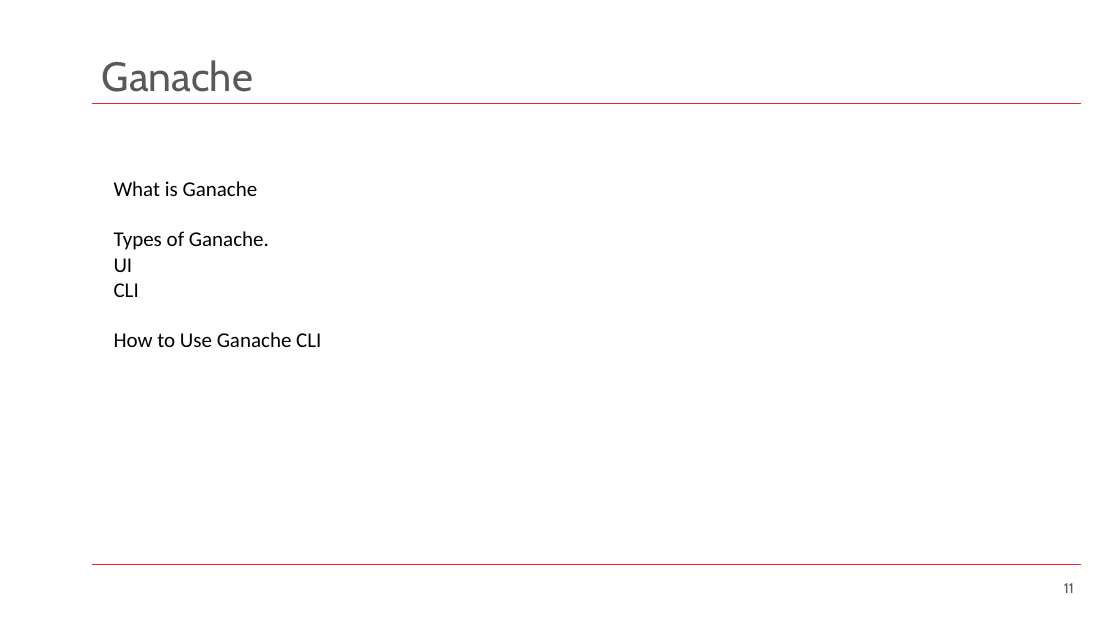
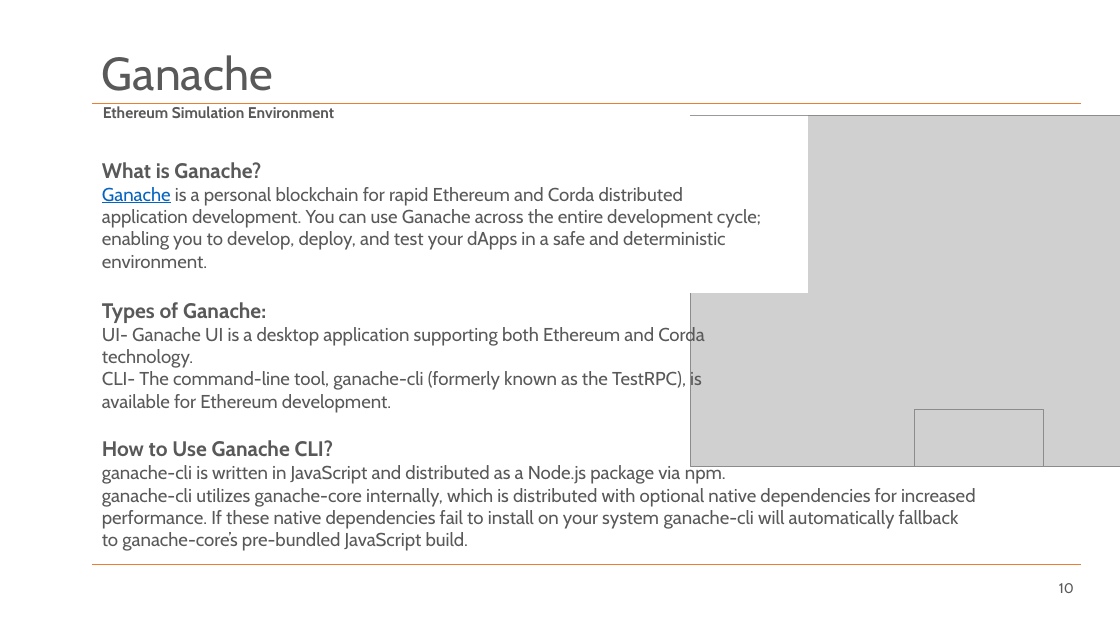
Before and after one commit to SachiHarshitha/HDa_TeamProject_SS21, a slide deck: slide 10 of 00_Documentation/M03_TeamProject_Haid_UWB-Presentation.pptx (slide 11 before the commit). Drawn at 1120x630 pixels with LibreOffice and Linux fonts; fonts in the diff are those of the drawing; grey boxes stand for pictures; background and template pictures are left out. Boxes give left, top, right and bottom in pixels: in the first picture for what was removed or moved away, otherwise in the second. Text is boxed around its words. In the diff, an @@ line names an element or a change of style, - is before the commit and + after.

```diff
--- a/00_Documentation/M03_TeamProject_Haid_UWB-Presentation.pptx
+++ b/00_Documentation/M03_TeamProject_Haid_UWB-Presentation.pptx
@@ title "Ganache" at (102, 55, 273, 91): size 35 to 39.6 pt @@
@@ line (92, 103) - (1081, 103): stroke #EC2127 1 pt to #ED7D31 1 pt @@
@@ subtitle added at (103, 106, 334, 118), 13.3 pt, text #595959, bold @@
+Ethereum Simulation Environment
@@ rectangle added at (683, 116, 808, 293), fill #FFFFFF @@
@@ picture added at (691, 116, 1120, 467) @@
@@ text added at (102, 162, 761, 413), 16 pt, text #595959 @@
+What is Ganache?
+Ganache is a personal blockchain for rapid Ethereum and Corda distributed application development. You can use Ganache across the entire development cycle; enabling you to develop, deploy, and test your dApps in a safe and deterministic environment.
+Types of Ganache:
+UI- Ganache UI is a desktop application supporting both Ethereum and Corda technology.
+CLI- The command-line tool, ganache-cli (formerly known as the TestRPC), is available for Ethereum development.
@@ text removed at (114, 181, 269, 297) @@
-What is Ganache
-Types of Ganache.
-UI
-CLI
@@ text removed at (114, 332, 321, 347) @@
-How to Use Ganache CLI
@@ picture added at (915, 410, 1044, 467) @@
@@ text added at (102, 440, 976, 551), 16 pt, text #595959 @@
+How to Use Ganache CLI?
+ganache-cli is written in JavaScript and distributed as a Node.js package via npm.
+ganache-cli utilizes ganache-core internally, which is distributed with optional native dependencies for increased performance. If these native dependencies fail to install on your system ganache-cli will automatically fallback to ganache-core’s pre-bundled JavaScript build.
@@ line (92, 565) - (1081, 565): stroke #EC2127 1 pt to #ED7D31 1 pt @@
@@ page number at (1059, 583, 1074, 593): text changed @@
-11
+10
```
Also in this commit, not shown: 13 other slides changed, 1 slide removed.
